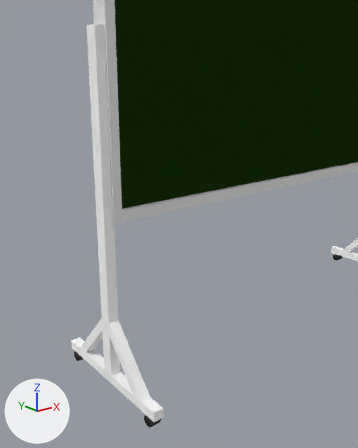
What one commit did to the Blender file Assets/Models/ChalkBoard.blend.
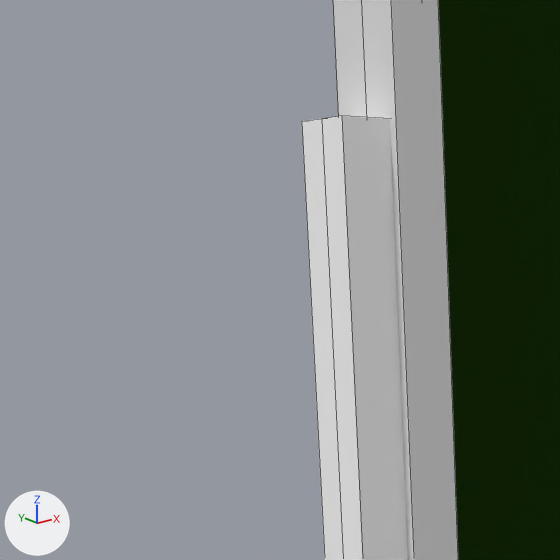
Each version appears first from a 50 mm lens placed at (-4.097, -3.384, -0.066), pointed at (-1.714, -0.405, -1.257), and next in a close-up on the part from 7% to 39% of the width and 0% to 26% of the height. Every picture has the same lights, and +X, +Y and +Z are marked at lower left. The close-ups show mesh edges as thin lines.

Objects in the first close-up: 'ChalkBoard', 'Chalk_Leg_L'.
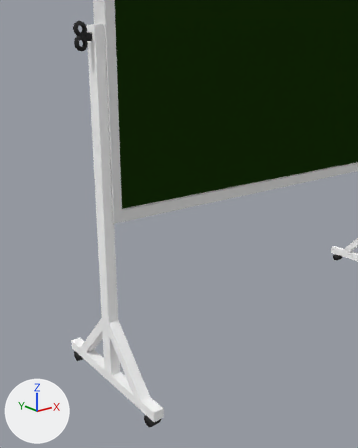
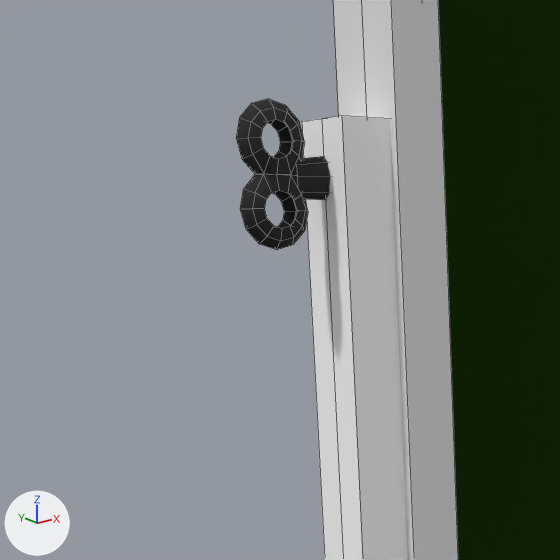
Boxes [x1, y1, x2, y2] around the edits, measured in the close-ups (560 x 560 px):
```json
{"object": "Chalk_Leg_L", "change": "reshaped", "before": [302, 116, 408, 560], "after": [236, 99, 408, 560]}
{"part": 1, "of": "me_cube_001", "change": "added", "after": [236, 99, 308, 250], "on screen": "black"}
{"part": 2, "of": "me_cube_001", "change": "added", "after": [297, 156, 330, 200], "on screen": "black"}
```

Edits to the scene script, one JSON object a line:
```json
{"block": "me_cube_001", "where": "# used by ob_chalk_leg_l; location = (-2.203, -0.005, 0.143)"}
{"block": "me_cube_001", "where": "# verts and faces of me_cube_001; kept vertices keep their numbers, new ones are numbered from 60"}
{"op": "remove", "block": "me_cube_001", "code": "me_cube_001.from_pydata(...)  # 60 vertices, 42 faces; spans x 0.0..0.09, y -0.7..0.0, z -2.97..0.09"}
{"op": "add", "block": "me_cube_001", "code": "me_cube_001.from_pydata(...)  # 139 vertices, 94 faces; spans x -0.14..0.09, y -0.7..0.0, z -2.97..0.11"}
{"block": "me_cube_001", "change": "me_cube_001 part 1: a new loose piece of 69 vertices spanning x -0.14..-0.03, y -0.02..0.0, z -0.09..0.11, in mat_material_003 (black #363636)"}
{"block": "me_cube_001", "change": "me_cube_001 part 2"}
{"op": "add", "block": "me_cube_001", "code": "verts[60] = (-0.05, -0.01, 0.03)  # pixel (296, 164)"}
{"op": "add", "block": "me_cube_001", "code": "verts[61] = (-0.05, -0.01, -0.01)"}
{"op": "add", "block": "me_cube_001", "code": "verts[62] = (-0.05, 0.0, -0.02)  # pixel (294, 198)"}
{"op": "add", "block": "me_cube_001", "code": "for new, old in zip([63, 64, 65], [60, 61, 62]): verts[new] = verts[old] + (0.07, 0.0, 0.0)"}
{"op": "add", "block": "me_cube_001", "code": "verts[66] = (-0.05, 0.0, 0.03)"}
{"op": "add", "block": "me_cube_001", "code": "verts[67] = (0.02, 0.0, 0.04)"}
{"op": "add", "block": "me_cube_001", "code": "verts[68] = (-0.05, -0.01, 0.01)  # pixel (297, 175)"}
{"op": "add", "block": "me_cube_001", "code": "verts[69] = (0.02, -0.02, 0.01)"}
{"op": "add", "block": "me_cube_001", "code": "faces += [(60, 68, 69, 63), (60, 63, 67, 66), (61, 64, 69, 68), (61, 62, 65, 64)]  # mat_material_003 (black #363636), smooth"}
```
